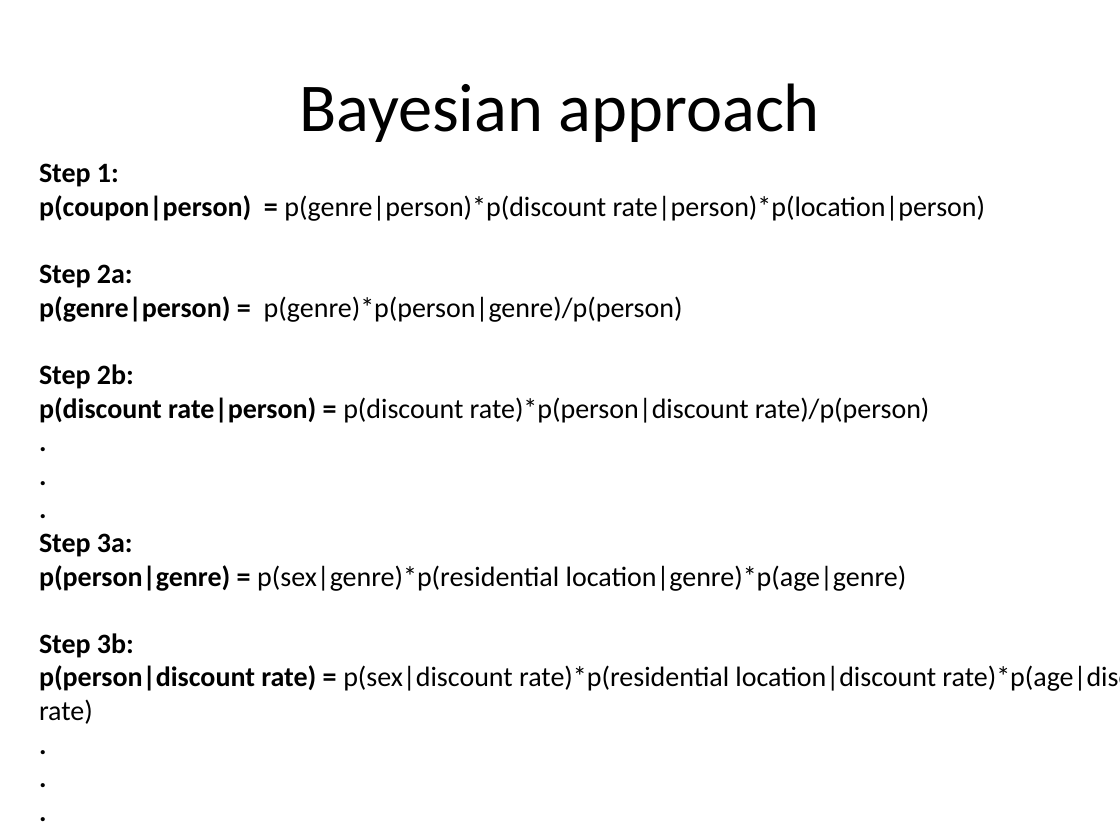
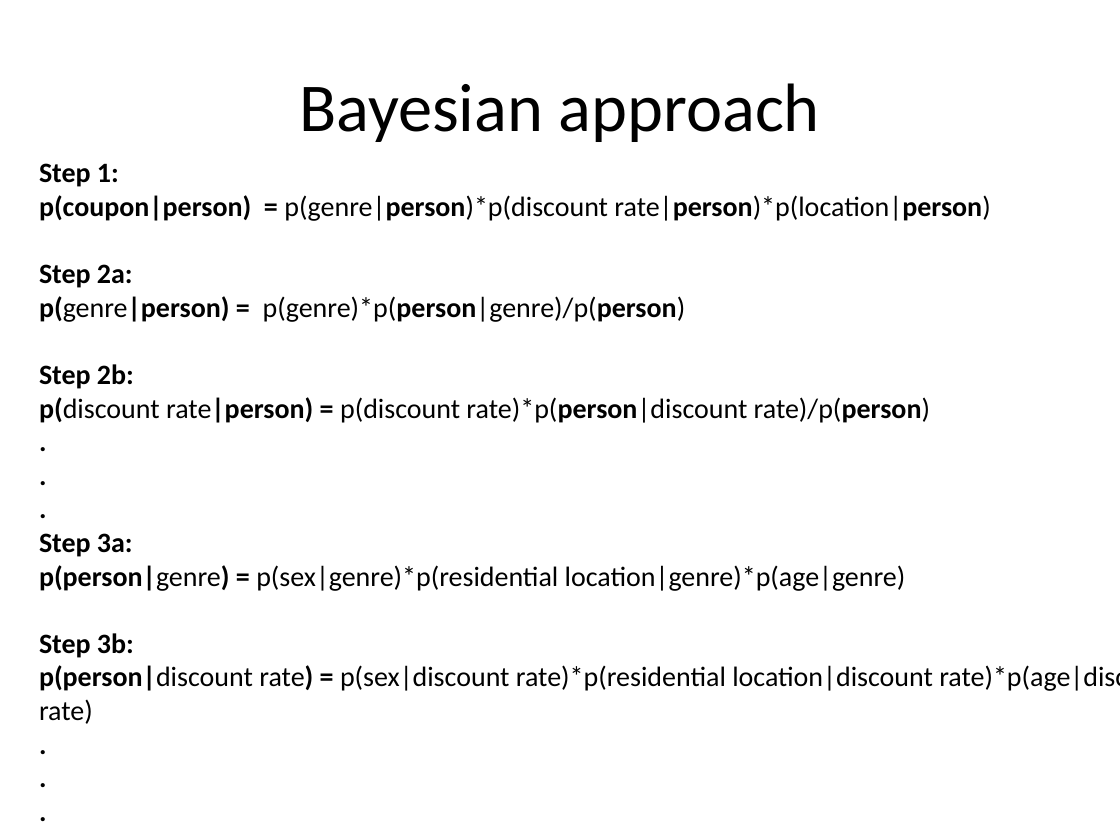
Before and after one commit to rkrtiwari/ponpare, a slide deck: slide 20 of exploratory_analysis.pptx (slide 21 before the commit). Drawn at 1120x840 pixels with LibreOffice and Linux fonts; fonts in the diff are those of the drawing. Boxes give left, top, right and bottom in pixels: in the first picture for what was removed or moved away, otherwise in the second. Text is boxed around its words. In the diff, an @@ line names an element or a change of style, - is before the commit and + after.

```diff
--- a/exploratory_analysis.pptx
+++ b/exploratory_analysis.pptx
@@ text at (39,195,1120,724): bold on in "p(genre|person)*p(discount rate|person)*p(location|person)", "p(genre)*p(person|genre)/p(person)", "rate)*p(person|discount rate)/p(person)"; bold off in "p(genre|person)", "p(discount rate|person)", "p(person|genre)", "p(person|discount rate)" @@
```
Also in this commit, not shown: 3 other slides changed, 3 slides added, 1 slide removed.
